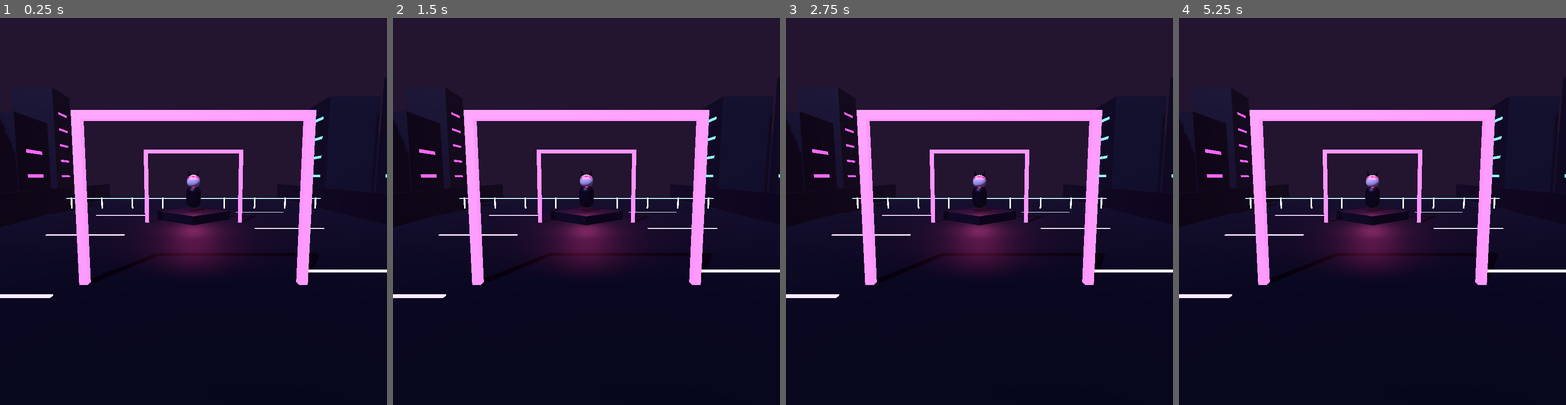
Above: before the commit, frames 1-4 (left to right).
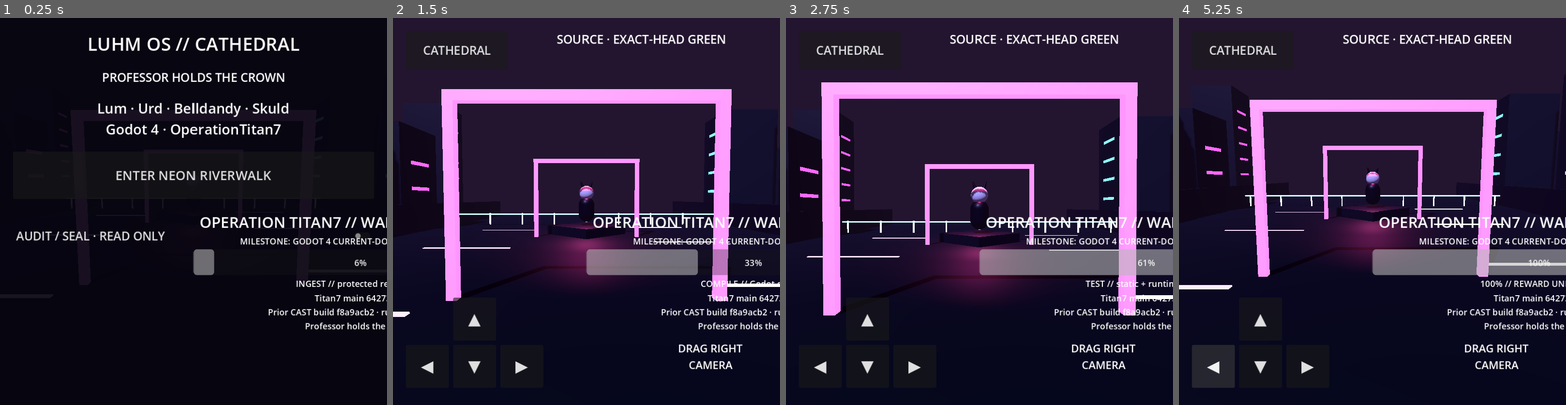
Above: after the commit, the same moments.

Repository: eggie-admin/LuHm-OS
Game: Godot game, scene res://scenes/Main.tscn
The game is run twice, just before and just after one commit, with the same random seed, the same clock (stepped at 60 frames per second) and the same inputs.
Inputs (mouse positions are in pixels of both pictures, inside the frame that each line leads up to):
- Up to frame 1 (0.25 s): no input
- Up to frame 2 (1.5 s): click (586, 176) at 0.5 s, where only the run after the commit has a clickable "ENTER NEON RIVERWALK"; move the mouse to (671, 192) at 1.27 s; hold Right (ui_right) from 1.28 s (still down); click (671, 192) at 1.42 s
- Up to frame 3 (2.75 s): release Right (ui_right) at 2 s; drag from (902, 230) to (960, 288) at 2.02 s
- Up to frame 4 (5.25 s): click (1244, 48) at 2.75 s, where only the run after the commit has a clickable "CATHEDRAL"; click (1372, 176) at 3.5 s, where only the run after the commit has a clickable "ENTER NEON RIVERWALK"; click (1260, 319) at 4.25 s, where only the run after the commit has a clickable "▲"; click (1213, 366) at 5 s, where only the run after the commit has a clickable "◀"

The runs differ from the first frame. In frame 1, 50% of the frame differs, in the area x 0-100%, y 0-81%; in frame 2, 21%; in frame 3, 25%; in frame 4, 14%.
Error before the commit: Parse Error: Cannot infer the type of "character_count" variable because the value doesn't have a set type. (res://scripts/game/gameHud.gd:137)

Commit message:
Fix Godot character_count type inference in game HUD

Diff:
--- a/scripts/game/gameHud.gd
+++ b/scripts/game/gameHud.gd
@@ -134,7 +134,9 @@
     var authority := str(doctrine.get("authority", "UNKNOWN"))
     var crown := str(doctrine.get("crownStatus", "UNKNOWN"))
     var characters = canon.get("characters", {})
-    var character_count := characters.size() if characters is Dictionary else 0
+    var character_count: int = 0
+    if characters is Dictionary:
+        character_count = (characters as Dictionary).size()
     return "GAME SOURCE · %s\nCHARACTER CANON · %s ORIGINAL ADULT DESIGNS\nAUTHORITY · %s\nCROWN · %s\nCAST REQUIRED FOR BUILD" % [doctrine_status, character_count, authority, crown]
 
 func _set_audit_panel(enabled: bool) -> void:
